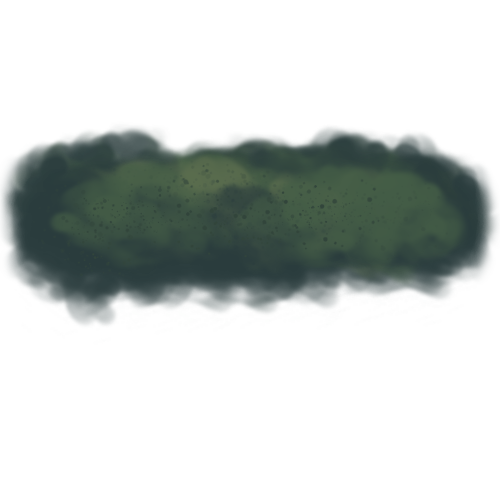
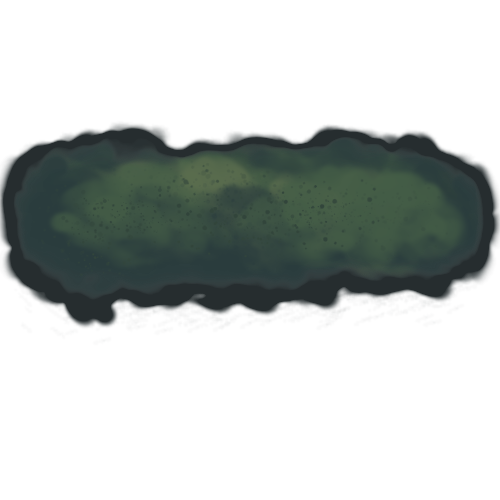
Layered file, before and after one edit (500x500). Changes by layer:
painted on "Calque de dessin 1" over (0, 121, 500, 345)
